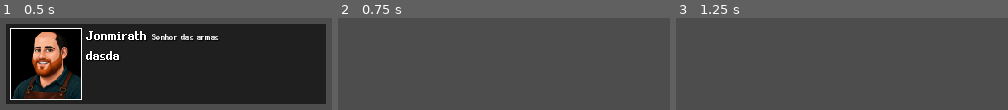
Above: before the commit, frames 1-3 (left to right).
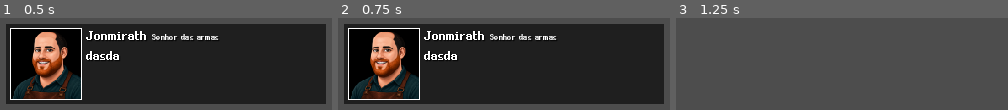
Above: after the commit, the same moments.

Repository: JulioSAlencar/Medieval_slug
Game: Godot game, scene res://Dialog/dialog_screen.tscn
Same seed, same stepped clock (60 frames per second), same inputs: the game is played once before the commit and once after it. This scene is started directly instead of the project's main scene.
Inputs (mouse positions are in pixels of both pictures, inside the frame that each line leads up to):
- Up to frame 1 (0.5 s): no input
- Up to frame 2 (0.75 s): tap Enter (ui_accept) at 0.5 s; move the mouse to (outside the picture) at 0.52 s; press the mouse at (outside the picture) at 0.53 s; hold D (move_right) from 0.53 s (still down)
- Up to frame 3 (1.25 s): keep holding D (move_right); tap Enter (ui_accept) at 0.77, 1.07 s; tap E (interact) at 0.8 s

Frame 1 is identical in both runs. In frame 2, 84% of the frame differs, in the area x 1-99%, y 6-94%; in frame 3, nothing differs.
Error in both runs: Out of bounds get index '0' (on base: 'Dictionary') (res://scripts/Dialog/dialog_screen.gd:51)

Commit message:
fix: add dialogue button change and new bullets

Diff:
--- a/entities/Player/bullet.tscn
+++ b/entities/Player/bullet.tscn
@@ -2,6 +2,7 @@
 
 [ext_resource type="Texture2D" uid="uid://blnyg4t4retnm" path="res://Sprites/Weapon/Bullet/Bullet_1.png" id="1_j06he"]
 [ext_resource type="Script" uid="uid://dhpjra5436oif" path="res://scripts/bullet.gd" id="1_opdhh"]
+[ext_resource type="Texture2D" uid="uid://b40v23gehaqy4" path="res://Sprites/Weapon/Bullet/Bulle_2.png" id="3_n8621"]
 
 [sub_resource type="AtlasTexture" id="AtlasTexture_opdhh"]
 atlas = ExtResource("1_j06he")
@@ -23,6 +24,22 @@
 atlas = ExtResource("1_j06he")
 region = Rect2(64, 0, 16, 16)
 
+[sub_resource type="AtlasTexture" id="AtlasTexture_t7fet"]
+atlas = ExtResource("3_n8621")
+region = Rect2(0, 0, 15, 16)
+
+[sub_resource type="AtlasTexture" id="AtlasTexture_425c5"]
+atlas = ExtResource("3_n8621")
+region = Rect2(15, 0, 15, 16)
+
+[sub_resource type="AtlasTexture" id="AtlasTexture_n1m5p"]
+atlas = ExtResource("3_n8621")
+region = Rect2(30, 0, 15, 16)
+
+[sub_resource type="AtlasTexture" id="AtlasTexture_3u17y"]
+atlas = ExtResource("3_n8621")
+region = Rect2(45, 0, 15, 16)
+
 [sub_resource type="SpriteFrames" id="SpriteFrames_g8q4a"]
 animations = [{
 "frames": [{
@@ -42,8 +59,25 @@
 "texture": SubResource("AtlasTexture_nqlla")
 }],
 "loop": true,
-"name": &"fire",
+"name": &"Fire_1",
 "speed": 8.0
+}, {
+"frames": [{
+"duration": 1.0,
+"texture": SubResource("AtlasTexture_t7fet")
+}, {
+"duration": 1.0,
+"texture": SubResource("AtlasTexture_425c5")
+}, {
+"duration": 1.0,
+"texture": SubResource("AtlasTexture_n1m5p")
+}, {
+"duration": 1.0,
+"texture": SubResource("AtlasTexture_3u17y")
+}],
+"loop": true,
+"name": &"Fire_2",
+"speed": 5.0
 }]
 
 [node name="Bullet" type="Node2D" unique_id=1975982647]
@@ -52,6 +86,6 @@
 [node name="AnimatedSprite2D" type="AnimatedSprite2D" parent="." unique_id=195621314]
 z_index = 1
 sprite_frames = SubResource("SpriteFrames_g8q4a")
-animation = &"fire"
+animation = &"Fire_2"
 
 [node name="VisibleOnScreenEnabler2D" type="VisibleOnScreenEnabler2D" parent="." unique_id=334642742]
--- a/scripts/Dialog/dialog_screen.gd
+++ b/scripts/Dialog/dialog_screen.gd
@@ -24,7 +24,7 @@
 
 func _process(_delta: float) -> void:
 
-	if Input.is_action_just_pressed("ui_accept"):
+	if Input.is_action_just_pressed("interact"):
 
 		# Se ainda está escrevendo
 		if _is_writing:
--- a/scripts/Weapons.gd
+++ b/scripts/Weapons.gd
@@ -5,6 +5,7 @@
 @onready var ak = $AK
 
 @onready var l_arm = $"../../../L_Arm"
+
 
 var current_weapon := "pistol"
 
@@ -32,16 +33,21 @@
 func shoot() -> void:
 
 	var weapon_node: Node2D
+	var bullet_anim := "Fire_1"
 
 	match current_weapon:
+
 		"pistol":
 			weapon_node = pistol
+			bullet_anim = "Fire_2"
 
 		"shotgun":
 			weapon_node = shotgun
+			bullet_anim = "Fire_1"
 
 		"ak":
 			weapon_node = ak
+			bullet_anim = "Fire_2"
 
 	var muzzle = weapon_node.get_node("Muzzle")
 
@@ -51,6 +57,8 @@
 
 	bullet_instance.global_position = muzzle.global_position
 	bullet_instance.global_rotation = muzzle.global_rotation
+
+	bullet_instance.set_bullet_animation(bullet_anim)
 
 func _input(event):
 
--- a/scripts/bullet.gd
+++ b/scripts/bullet.gd
@@ -1,4 +1,9 @@
 extends Node2D
+
+@onready var animated_sprite = $AnimatedSprite2D
+
+func set_bullet_animation(anim_name: String) -> void:
+	animated_sprite.play(anim_name)
 
 const SPEED := 600.0
 const LIFE_TIME := 2.0
Binary file added: Sprites/Weapon/Bullet/Bulle_2.png
Not shown, added: Sprites/Weapon/Bullet/Bulle_2.png.import
